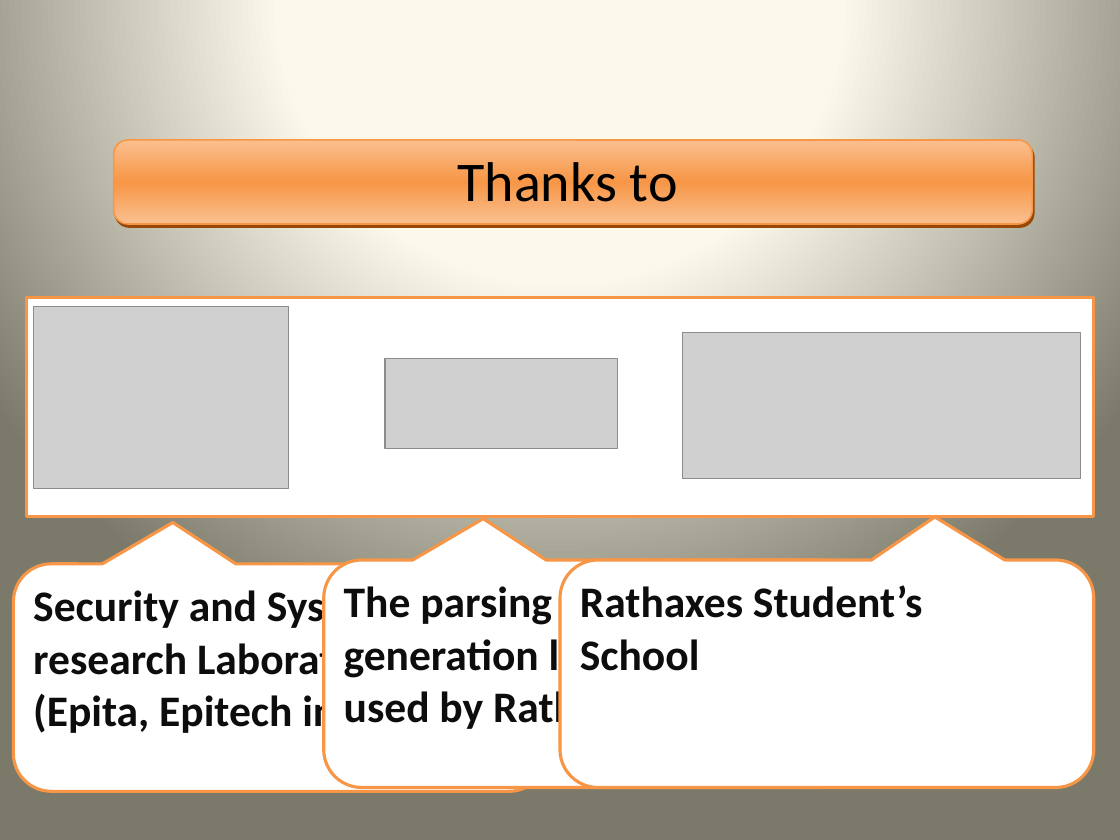
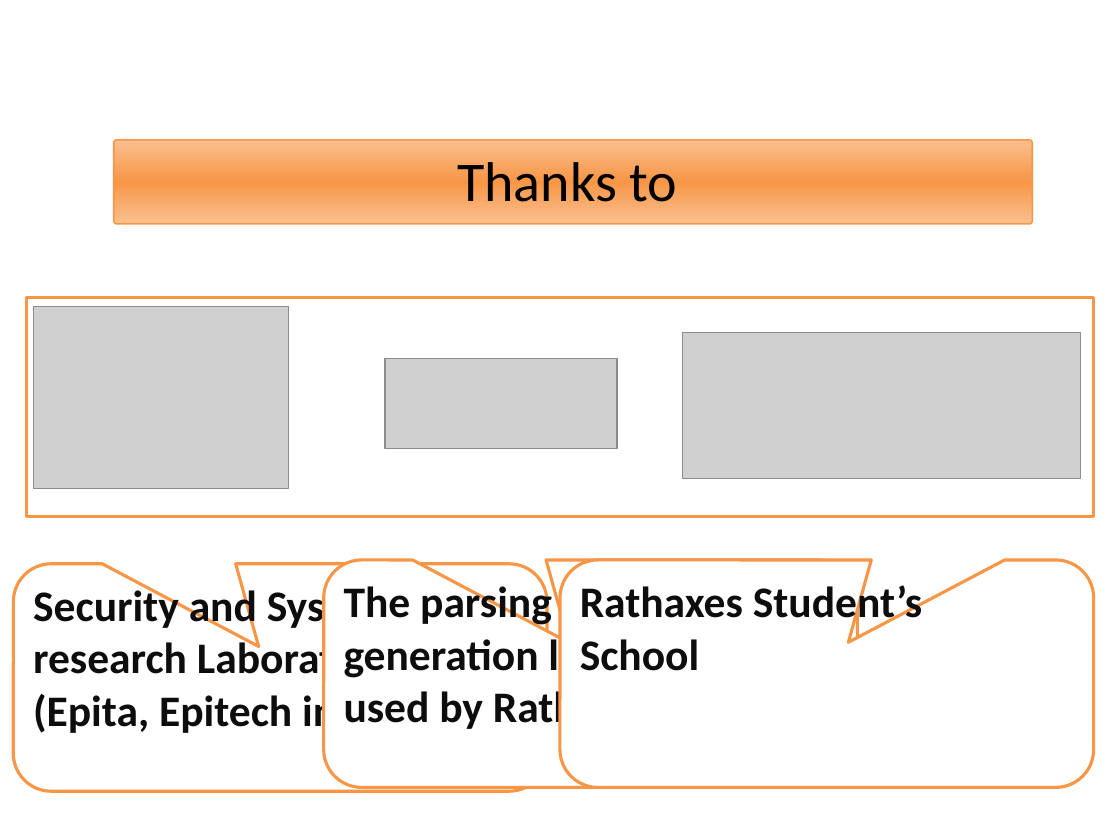
Before and after one commit to npalix/rathaxes, a slide deck: slide 6 of com/slides/2008_TDOSEStand.pptx. Drawn at 1120x840 pixels with LibreOffice and Linux fonts; fonts in the diff are those of the drawing; grey boxes stand for pictures. Boxes give left, top, right and bottom in pixels: in the first picture for what was removed or moved away, otherwise in the second. Text is boxed around its words. In the diff, an @@ line names an element or a change of style, - is before the commit and + after.

```diff
--- a/com/slides/2008_TDOSEStand.pptx
+++ b/com/slides/2008_TDOSEStand.pptx
@@ background gradient #FEFCEE to #FDFAEA to #7B796B to #FFFFFF @@
@@ rounded rectangle at (x1=114, y1=140, x2=1033, y2=224): outline #F79646 1 pt to #F79646 0.99 pt; shadow off; proportions changed @@
@@ rectangle at (x1=26, y1=298, x2=1093, y2=516): outline #F79646 2 pt to #F79646 2.01 pt @@
@@ outline #F79646 2 pt to #F79646 2.01 pt; proportions changed in 3 elements at (x1=13, y1=563, x2=548, y2=791), (x1=560, y1=560, x2=1094, y2=787), (x1=324, y1=560, x2=858, y2=787) @@
@@ less space between paragraphs in 4 elements at (x1=457, y1=162, x2=678, y2=202), (x1=580, y1=581, x2=922, y2=671), (x1=33, y1=585, x2=479, y2=737), (x1=344, y1=581, x2=711, y2=733) @@
```
Also in this commit, not shown: 5 other slides changed, 1 other file.
